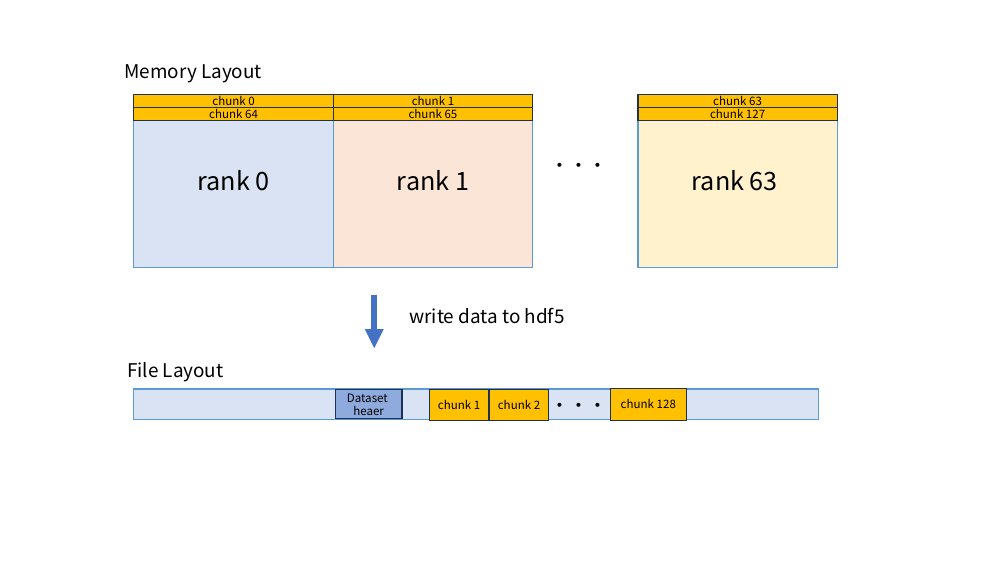
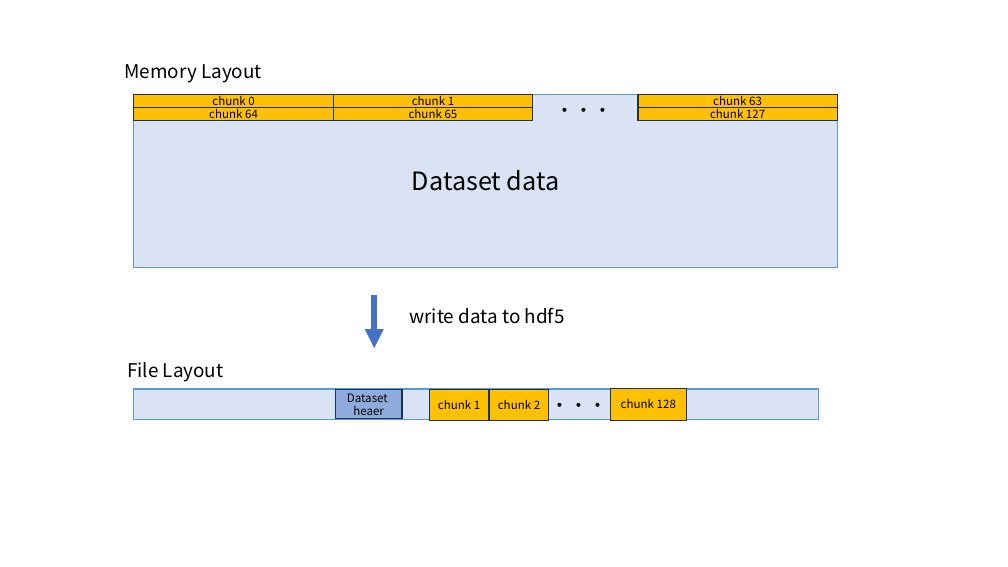
Before and after one commit to taki-d/texlive-ja-template, a slide deck: slide 17 of figure.pptx. Drawn at 1008x567 pixels with LibreOffice and Linux fonts; fonts in the diff are those of the drawing. Boxes give left, top, right and bottom in pixels: in the first picture for what was removed or moved away, otherwise in the second. Text is boxed around its words. In the diff, an @@ line names an element or a change of style, - is before the commit and + after.

```diff
--- a/figure.pptx
+++ b/figure.pptx
@@ rectangle "Dataset data": place and size @@
-rectangle "Dataset data" at bbox=[134, 95, 333, 267]
+rectangle "Dataset data" at bbox=[134, 95, 837, 267]
@@ rectangle removed at bbox=[333, 95, 533, 267] @@
-rank 1
@@ text "・・・": place and size @@
-text "・・・" at bbox=[551, 163, 608, 167]
+text "・・・" at bbox=[556, 108, 613, 112]
@@ rectangle removed at bbox=[638, 95, 838, 267] @@
-rank 63
@@ text in rectangle at bbox=[412, 170, 560, 191]: text changed @@
-rank 0
+Dataset data
```
Also in this commit, not shown: 3 other slides changed, 3 other files.
